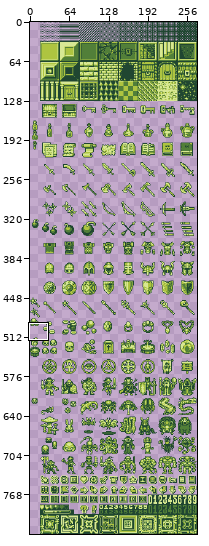
Pixel-art file, stored at asset_originals/fantasy-tileset.aseprite. The first picture is a wide view before the edit; the outline marks the close-up.
Close-up. First the earlier version:
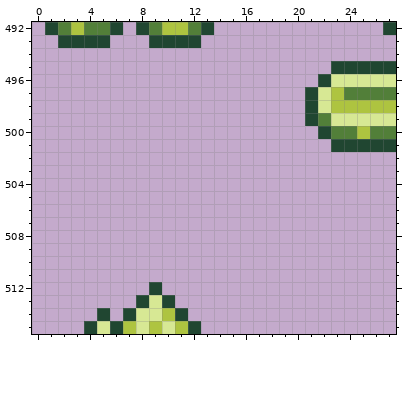
272x832 pixels, 1 frame. Shown: x 0..27, y 492..515.
Now the later version:
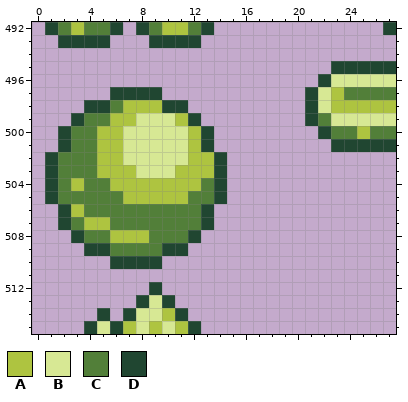
Palette (. is transparent): A #aec440  B #d7e894  C #527f39  D #204631
The edit:
Changed rows in their new state; - is an unchanged pixel.
first column x 1:
497 -----DDDD-----
498 ---DDCAAADD---
499 --DCCAABBBAD--
500 -DCCAABBBBBAD-
501 -DCCAABBBBBAD-
502 DCCCAABBBBBAAD
503 DCCCAAABBBAAAD
504 DCACCAAAAAAACD
505 DCCCCCAAAAACCD
506 -DACCCCCCCCCD-
507 -DCAACCCCCCCD-
508 --DCCAAACCCD--
509 ---DDCCCCDD---
510 -----DDDD-----
Changed places in both close-ups, as pixel boxes (x1, y1, x2, y2):
added: (45, 87, 227, 269)
